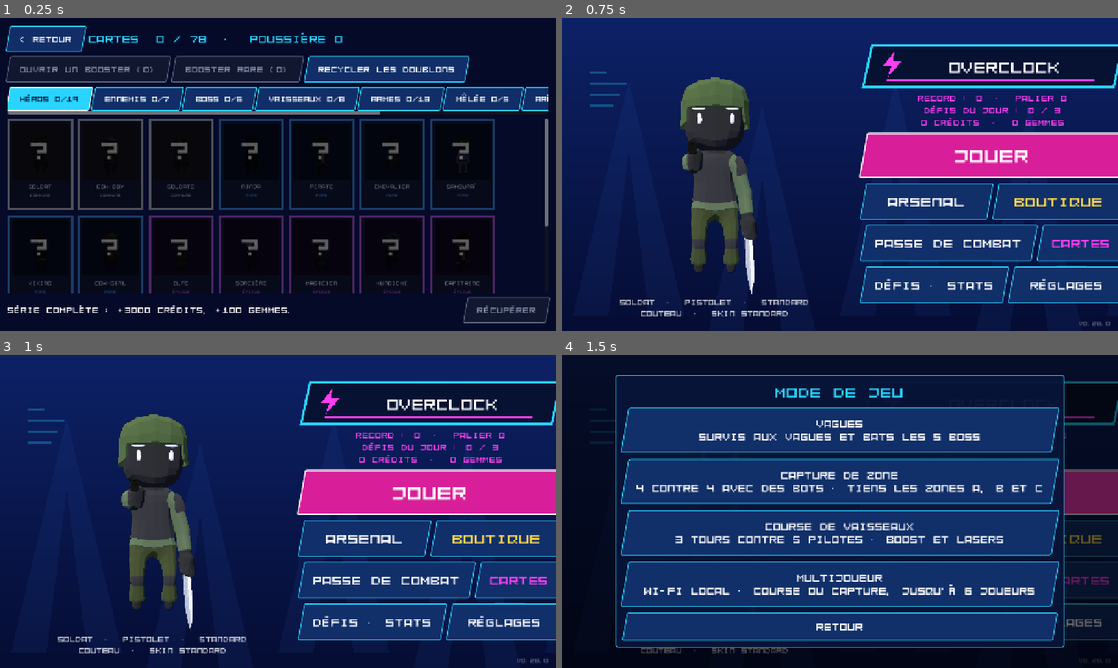
Above: before the commit, frames 1-4 (two rows, left to right).
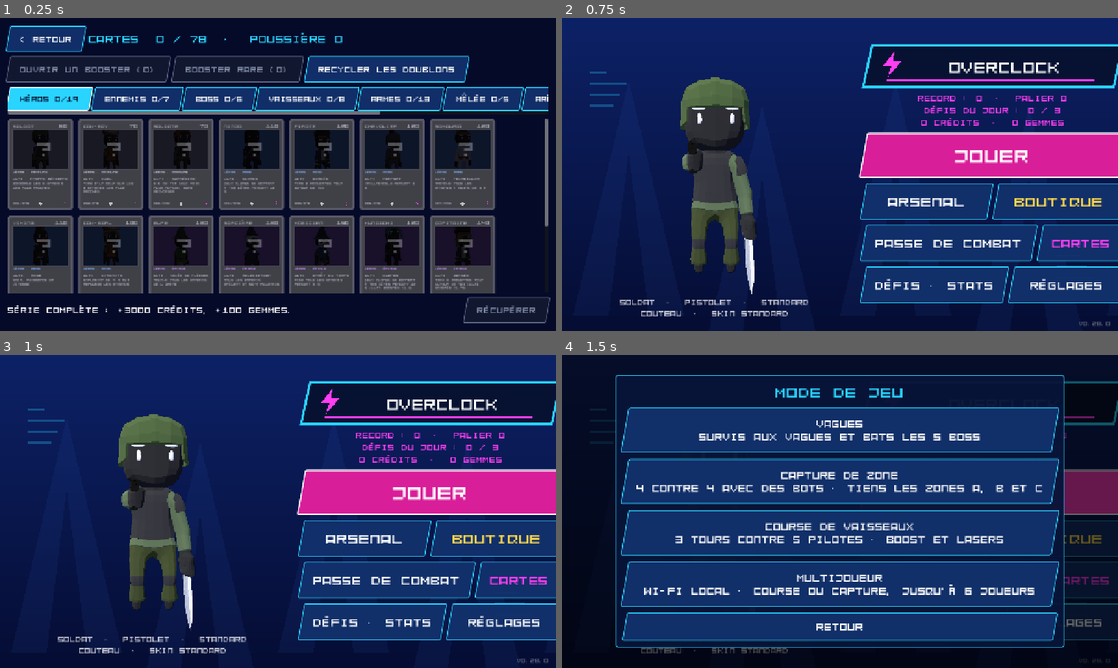
Above: after the commit, the same moments.

Repository: mariusortiz/overclock
Game: Godot game, scene res://scenes/cards.tscn
Two runs of this game, one before a commit and one after it. Both use one fixed random seed, a clock stepped at 60 frames per second and the inputs below. This scene is started directly instead of the project's main scene.
Inputs:
- Up to frame 1 (0.25 s): no input
- Up to frame 2 (0.75 s): click "< RETOUR" at 0.5 s
- Up to frame 3 (1 s): no input
- Up to frame 4 (1.5 s): click "JOUER" at 1.25 s

The runs differ from the first frame. In frame 1, 37% of the frame differs, in the area x 1-89%, y 32-88%; in frame 2, nothing differs; in frame 3, nothing differs; in frame 4, nothing differs.

Commit message:
Cards laid out like trading cards, with holographic foil
Name and power at the top, the art in a window, an ability box (the
hero's ultimate, the ship's special, the gun's stats...), the number
(012/078), the rarity symbol and the bolt. Rare cards and up have a
rainbow foil on the art that follows the phone's tilt (or the mouse),
epic ones glitter, legendary borders shimmer gold, mythic cards are
full-art with a rainbow border. Card art rendered again on lighter
backdrops, framed closer.

Co-Authored-By: Claude Opus 5.5 <noreply@anthropic.com>
Claude-Session: https://claude.ai/code/session_01TMrhLU8C9hMQ3DU14F1G1z

Diff:
--- a/scripts/card_view.gd
+++ b/scripts/card_view.gd
@@ -1,21 +1,68 @@
 class_name CardView
 extends Control
-## One collectible card: its art in a frame of its rarity's color, its name
-## and rarity. Legendary frames shimmer, mythic ones cycle through the
-## colors. A card the player does not have is shown dark, with a "?"; a card
-## can also be shown face down (a booster before it is turned).
+## One collectible card, laid out like a trading card: name and power at the
+## top, the art in a window, an ability box, a footer with its number, its
+## rarity symbol and the game's bolt. Rare cards and up have a holographic
+## foil on the art that moves when the card (or the phone) tilts; legendary
+## ones a foil frame as well; mythic ones are full-art, foil all over, with
+## glitter. A missing card is grey; a card can be face down (a booster).
 
 const FONT := preload("res://assets/ui/fonts/kenney_mini_square_mono.ttf")
 const BACK_COLOR := Color(0.06, 0.09, 0.25)
-const ASPECT := 1.4
+## Width / height of a trading card.
+const ASPECT := 0.716
+## Background tint of each series.
+const SERIES_TINT := {
+	"Héros": Color(0.95, 0.88, 0.55), "Ennemis": Color(0.75, 0.82, 0.7), "Boss": Color(0.9, 0.55, 0.45),
+	"Vaisseaux": Color(0.6, 0.8, 0.95), "Armes": Color(0.78, 0.78, 0.85), "Mêlée": Color(0.85, 0.75, 0.65),
+	"Arènes": Color(0.6, 0.85, 0.75), "Anime": Color(0.9, 0.65, 0.85), "Mythiques": Color(0.2, 0.15, 0.35),
+}
+## The holographic foil: rainbow bands that slide with the tilt and time,
+## glitter, stronger on the edges of the bands. `strength` 0 turns it off.
+const FOIL_SHADER := """
+shader_type canvas_item;
+uniform vec2 tilt = vec2(0.0);
+uniform float strength = 0.5;
+uniform float glitter = 0.0;
+uniform bool use_texture = true;
+vec3 hue(float h) {
+	return clamp(abs(mod(h * 6.0 + vec3(0.0, 4.0, 2.0), 6.0) - 3.0) - 1.0, 0.0, 1.0);
+}
+float hash(vec2 p) {
+	return fract(sin(dot(p, vec2(12.9898, 78.233))) * 43758.5453);
+}
+void fragment() {
+	vec4 base = use_texture ? texture(TEXTURE, UV) * COLOR : COLOR;
+	float phase = UV.x * 1.3 + UV.y * 0.9 + tilt.x * 0.8 + tilt.y * 0.5 + TIME * 0.06;
+	vec3 rainbow = hue(fract(phase));
+	float band = 0.5 + 0.5 * sin(phase * 18.0);
+	float shine = smoothstep(0.75, 1.0, band) * strength;
+	vec2 cell = floor(UV * 90.0);
+	float sparkle = step(0.993, hash(cell)) * (0.5 + 0.5 * sin(TIME * 5.0 + hash(cell + 3.0) * 30.0 + tilt.x * 6.0)) * glitter;
+	vec3 color = base.rgb + rainbow * shine * 0.6 + vec3(sparkle);
+	COLOR = vec4(color, use_texture ? base.a : shine * 0.55 + sparkle);
+}
+"""
+
+static var _foil_shader: Shader
 
 var card := {}
 var owned := true
-var face_down := false
+var face_down := false:
+	set(value):
+		face_down = value
+		_layout()
 var copies := 0
 
 var _time := 0.0
-var _art: Texture2D
+var _art := TextureRect.new()
+var _art_foil := ShaderMaterial.new()
+var _frame_foil := ColorRect.new()
+var _frame_material := ShaderMaterial.new()
+## Texts and symbols, drawn over the art (see _draw_ink).
+var _ink := Control.new()
+## Where the drawing helpers draw: this card, or the ink layer.
+var _canvas: CanvasItem = self
 
 
 func _init(shown: Dictionary = {}, is_owned := true, card_copies := 0) -> void:
@@ -23,79 +70,216 @@
 	owned = is_owned
 	copies = card_copies
 	mouse_filter = Control.MOUSE_FILTER_PASS
+	if _foil_shader == null:
+		_foil_shader = Shader.new()
+		_foil_shader.code = FOIL_SHADER
+	_art.expand_mode = TextureRect.EXPAND_IGNORE_SIZE
+	_art.stretch_mode = TextureRect.STRETCH_KEEP_ASPECT_COVERED
+	_art.mouse_filter = Control.MOUSE_FILTER_IGNORE
+	_art_foil.shader = _foil_shader
+	_frame_material.shader = _foil_shader
+	_frame_material.set_shader_parameter("use_texture", false)
+	_frame_foil.color = Color.WHITE
+	_frame_foil.material = _frame_material
+	_frame_foil.mouse_filter = Control.MOUSE_FILTER_IGNORE
+	_ink.mouse_filter = Control.MOUSE_FILTER_IGNORE
+	_ink.draw.connect(_draw_ink)
 
 
 func _ready() -> void:
-	if not card.is_empty():
-		_art = Cards.art(card)
+	add_child(_frame_foil)
+	add_child(_art)
+	add_child(_ink)
+	resized.connect(_layout)
+	_layout()
 
 
 func set_card(shown: Dictionary) -> void:
 	card = shown
-	_art = Cards.art(card)
+	_layout()
+
+
+func _rarity() -> int:
+	return card.get("rarity", 0)
+
+
+## Places the art and the foils for the card's rarity.
+func _layout() -> void:
+	if not is_inside_tree():
+		return
+	var show_face := not card.is_empty() and not face_down
+	_art.visible = show_face
+	_ink.visible = show_face
+	_ink.position = Vector2.ZERO
+	_ink.size = size
+	_ink.queue_redraw()
+	_frame_foil.visible = false
+	if not show_face:
+		queue_redraw()
+		return
+	_art.texture = Cards.art(card)
+	var full_art := _rarity() == Cards.Rarity.MYTHIC
+	_art.position = Vector2(size.x * 0.05, size.y * 0.05) if full_art else Vector2(size.x * 0.08, size.y * 0.13)
+	_art.size = Vector2(size.x * 0.9, size.y * 0.9) if full_art else Vector2(size.x * 0.84, size.y * 0.42)
+	_art.self_modulate = Color.WHITE if owned else Color(0.12, 0.12, 0.16)
+	var foil := owned and _rarity() >= Cards.Rarity.RARE
+	_art.material = _art_foil if foil else null
+	_art_foil.set_shader_parameter("strength", [0.0, 0.18, 0.26, 0.32, 0.42][_rarity()])
+	_art_foil.set_shader_parameter("glitter", 1.0 if _rarity() >= Cards.Rarity.EPIC else 0.0)
+	_frame_foil.position = Vector2.ZERO
+	_frame_foil.size = size
+	_frame_material.set_shader_parameter("strength", 0.7)
+	_frame_material.set_shader_parameter("glitter", 1.0)
 	queue_redraw()
 
 
 func _process(delta: float) -> void:
-	if card.is_empty() or not owned or face_down:
-		return
-	if card.rarity >= Cards.Rarity.LEGENDARY:
-		_time += delta
+	if card.is_empty() or face_down or not owned or _rarity() < Cards.Rarity.RARE:
+		return
+	_time += delta
+	# The light moves with the tilt: the phone's, or the mouse over the card.
+	var tilt := Vector2(sin(_time * 0.7), cos(_time * 0.5)) * 0.3
+	var gravity := Input.get_accelerometer()
+	if gravity != Vector3.ZERO:
+		tilt = Vector2(gravity.x, gravity.y) / 9.8
+	elif get_global_rect().has_point(get_global_mouse_position()):
+		tilt = (get_local_mouse_position() / size - Vector2(0.5, 0.5)) * 2.0
+	_art_foil.set_shader_parameter("tilt", tilt)
+	if _rarity() >= Cards.Rarity.LEGENDARY:
 		queue_redraw()
-
-
-func frame_color() -> Color:
-	if card.is_empty():
-		return Color.WHITE
-	var color: Color = Cards.RARITY[card.rarity].color
-	if card.rarity == Cards.Rarity.MYTHIC:
-		return Color.from_hsv(fmod(_time * 0.25, 1.0), 0.7, 1.0)
-	if card.rarity == Cards.Rarity.LEGENDARY:
-		return color.lerp(Color.WHITE, 0.25 + 0.25 * sin(_time * 3.0))
-	return color
-
-
+		_ink.queue_redraw()
+
+
+## The card itself: border and panel (or its back).
 func _draw() -> void:
+	_canvas = self
 	var rect := Rect2(Vector2.ZERO, size)
-	var border := maxf(size.x * 0.035, 3.0)
-	if face_down:
-		_draw_back(rect, border)
-		return
-	var color := frame_color()
+	var radius := int(size.x * 0.05)
+	if face_down or card.is_empty():
+		_draw_back(rect, radius)
+		return
+	var rarity_color: Color = Cards.RARITY[_rarity()].color
+	var border_color := _border_color()
+	var outer := StyleBoxFlat.new()
+	outer.bg_color = border_color
+	outer.set_corner_radius_all(radius)
+	draw_style_box(outer, rect)
+	# Inner panel, tinted by the series.
+	var tint: Color = SERIES_TINT.get(card.series, Color.WHITE)
 	if not owned:
-		color = color.darkened(0.6)
-	draw_rect(rect, Color(0.03, 0.04, 0.1))
-	# The art, square, at the top.
-	var art_rect := Rect2(border * 2.0, border * 2.0, size.x - border * 4.0, size.x - border * 4.0)
-	if _art:
-		draw_texture_rect(_art, art_rect, false, Color.WHITE if owned else Color(0.08, 0.08, 0.12))
+		tint = Color(0.25, 0.25, 0.28)
+	var inner := StyleBoxFlat.new()
+	inner.bg_color = tint
+	inner.set_corner_radius_all(int(radius * 0.6))
+	var panel := rect.grow(-size.x * 0.035)
+	var full_art := _rarity() == Cards.Rarity.MYTHIC
+	if not full_art:
+		draw_style_box(inner, panel)
+
+
+## Over the art: name, power, the art's border, the ability box, the footer.
+func _draw_ink() -> void:
+	if face_down or card.is_empty():
+		return
+	_canvas = _ink
+	var rarity_color: Color = Cards.RARITY[_rarity()].color
+	var border_color := _border_color()
+	var full_art := _rarity() == Cards.Rarity.MYTHIC
+	var ink := Color(0.08, 0.08, 0.12) if owned and not full_art else Color.WHITE
 	if not owned:
-		_text("?", art_rect.get_center() + Vector2(0, size.x * 0.12), size.x * 0.4, Color(1, 1, 1, 0.35))
-	# Name and rarity under it.
-	var name_size := size.x * 0.085
-	_text(str(card.name).to_upper(), Vector2(size.x / 2.0, art_rect.end.y + name_size * 1.6), name_size, Color.WHITE if owned else Color(1, 1, 1, 0.4))
-	_text(str(Cards.RARITY[card.rarity].name).to_upper(), Vector2(size.x / 2.0, art_rect.end.y + name_size * 3.1), name_size * 0.75, color)
+		ink = Color(0.6, 0.6, 0.65)
+	var font_size := size.x * 0.075
+	# Header: name, power.
+	_text(str(card.name).to_upper(), Vector2(size.x * 0.08, size.y * 0.1), font_size, ink, false, size.x * 0.6)
+	_text("%d" % Cards.power(card), Vector2(size.x * 0.92, size.y * 0.1), font_size * 1.2, ink, true)
+	# Art window border.
+	if not full_art:
+		_canvas.draw_rect(Rect2(_art.position, _art.size).grow(size.x * 0.012), border_color.darkened(0.2), false, size.x * 0.018)
+		if not owned:
+			_text("?", Rect2(_art.position, _art.size).get_center() + Vector2(-size.x * 0.06, size.x * 0.1), size.x * 0.35, Color(1, 1, 1, 0.3), false)
+	# Type line, ability box.
+	var y := size.y * (0.6 if not full_art else 0.62)
+	if full_art:
+		_canvas.draw_rect(Rect2(size.x * 0.06, y - font_size * 1.4, size.x * 0.88, size.y * 0.33), Color(0, 0, 0, 0.55))
+	_text("%s · %s" % [card.series.to_upper(), str(Cards.RARITY[_rarity()].name).to_upper()], Vector2(size.x * 0.08, y), font_size * 0.62, ink.lerp(rarity_color, 0.5), false)
+	var ability := Cards.ability(card)
+	if ability[0] != "":
+		_text(ability[0], Vector2(size.x * 0.08, y + font_size * 1.3), font_size * 0.78, ink, false, size.x * 0.84)
+	_canvas.draw_multiline_string(FONT, Vector2(size.x * 0.08, y + font_size * 2.3), ability[1], HORIZONTAL_ALIGNMENT_LEFT,
+			size.x * 0.84, int(maxf(font_size * 0.55, 7.0)), 4, ink)
+	# Footer: number, rarity symbol, bolt.
+	var foot := size.y * 0.94
+	_text(Cards.number(card), Vector2(size.x * 0.08, foot), font_size * 0.55, ink, false)
+	_rarity_symbol(Vector2(size.x * 0.5, foot - font_size * 0.2), size.x * 0.03, ink if owned else Color.GRAY)
+	_bolt(Vector2(size.x * 0.88, foot - font_size * 0.25), size.x * 0.035)
 	if copies > 1:
-		_text("x%d" % copies, Vector2(size.x - border * 5.0, border * 6.0), name_size, Color.WHITE)
-	draw_rect(rect.grow(-border / 2.0), color, false, border)
-
-
-func _draw_back(rect: Rect2, border: float) -> void:
-	draw_rect(rect, BACK_COLOR)
-	draw_rect(rect.grow(-border / 2.0), Color(0.16, 0.83, 1.0), false, border)
-	var center := rect.get_center()
-	var s := size.x * 0.22
-	# The lightning bolt of the logo.
+		_text("x%d" % copies, Vector2(size.x * 0.92, size.y * 0.2), font_size, Color.WHITE, true)
+
+
+## Gold from epic up; legendary gold shimmers, mythic runs through the rainbow.
+func _border_color() -> Color:
+	if not owned:
+		return Color(0.35, 0.35, 0.4)
+	match _rarity():
+		Cards.Rarity.MYTHIC:
+			return Color.from_hsv(fmod(_time * 0.2, 1.0), 0.6, 1.0)
+		Cards.Rarity.LEGENDARY:
+			return Color(0.98, 0.85, 0.35).lerp(Color.WHITE, 0.3 + 0.3 * sin(_time * 3.0))
+		Cards.Rarity.EPIC:
+			return Color(0.98, 0.85, 0.35)
+	return Cards.RARITY[_rarity()].color
+
+
+## Circle, diamond, star, two stars, a star in a ring.
+func _rarity_symbol(at: Vector2, r: float, color: Color) -> void:
+	match _rarity():
+		Cards.Rarity.COMMON:
+			_canvas.draw_circle(at, r * 0.8, color)
+		Cards.Rarity.RARE:
+			_canvas.draw_colored_polygon([at + Vector2(0, -r), at + Vector2(r, 0), at + Vector2(0, r), at + Vector2(-r, 0)], color)
+		Cards.Rarity.EPIC:
+			_star(at, r * 1.2, color)
+		Cards.Rarity.LEGENDARY:
+			_star(at - Vector2(r * 1.1, 0), r, color)
+			_star(at + Vector2(r * 1.1, 0), r, color)
+		_:
+			_canvas.draw_arc(at, r * 1.6, 0, TAU, 24, color, r * 0.3)
+			_star(at, r * 1.1, color)
+
+
+func _star(at: Vector2, r: float, color: Color) -> void:
+	var points := PackedVector2Array()
+	for i in 10:
+		var angle := -PI / 2.0 + PI * i / 5.0
+		points.append(at + Vector2(cos(angle), sin(angle)) * (r if i % 2 == 0 else r * 0.45))
+	_canvas.draw_colored_polygon(points, color)
+
+
+func _bolt(at: Vector2, s: float) -> void:
 	var bolt := PackedVector2Array()
 	for point: Vector2 in [Vector2(0.15, -1), Vector2(-0.5, 0.15), Vector2(0, 0.15), Vector2(-0.25, 1), Vector2(0.5, -0.2), Vector2(0, -0.2)]:
-		bolt.append(center + point * s)
-	draw_colored_polygon(bolt, Color(1.0, 0.24, 0.95))
-
-
-func _text(text: String, at: Vector2, font_size: float, color: Color) -> void:
-	var size_px := int(maxf(font_size, 8.0))
+		bolt.append(at + point * s)
+	_canvas.draw_colored_polygon(bolt, Color(1.0, 0.24, 0.95))
+
+
+func _draw_back(rect: Rect2, radius: int) -> void:
+	var back := StyleBoxFlat.new()
+	back.bg_color = BACK_COLOR
+	back.border_color = Color(0.16, 0.83, 1.0)
+	back.set_border_width_all(int(maxf(size.x * 0.035, 3.0)))
+	back.set_corner_radius_all(radius)
+	draw_style_box(back, rect)
+	_bolt(rect.get_center(), size.x * 0.22)
+	_text("OVERCLOCK", rect.get_center() + Vector2(0, size.y * 0.25), size.x * 0.09, Color(0.16, 0.83, 1.0), false, -1, true)
+
+
+## Text at `at` (its baseline's left end, or its right end with `right`, or
+## its middle with `center`), shrunk to fit `max_width`.
+func _text(text: String, at: Vector2, font_size: float, color: Color, right := false, max_width := -1.0, center := false) -> void:
+	var size_px := int(maxf(font_size, 7.0))
 	var width := FONT.get_string_size(text, HORIZONTAL_ALIGNMENT_LEFT, -1, size_px).x
-	var scale := minf(1.0, (size.x * 0.92) / maxf(width, 1.0))
-	draw_set_transform(at, 0.0, Vector2.ONE * scale)
-	draw_string(FONT, Vector2(-width / 2.0, 0), text, HORIZONTAL_ALIGNMENT_LEFT, -1, size_px, color)
-	draw_set_transform(Vector2.ZERO)
+	var scale := 1.0 if max_width <= 0.0 else minf(1.0, max_width / maxf(width, 1.0))
+	var x := -width if right else (-width / 2.0 if center else 0.0)
+	_canvas.draw_set_transform(at, 0.0, Vector2.ONE * scale)
+	_canvas.draw_string(FONT, Vector2(x, 0), text, HORIZONTAL_ALIGNMENT_LEFT, -1, size_px, color)
+	_canvas.draw_set_transform(Vector2.ZERO)
--- a/scripts/cards.gd
+++ b/scripts/cards.gd
@@ -149,6 +149,74 @@
 	return given
 
 
+## What the card's ability box says: [title, text].
+static func ability(card: Dictionary) -> Array:
+	var kind: String = card.art[0]
+	var reference: String = card.art[1]
+	match kind:
+		"hero":
+			var hero: Dictionary = Loadout.find(reference).item
+			var ulti: Dictionary = Ultimate.INFO[hero.ulti]
+			var text: String = ulti.text
+			if hero.has("boost"):
+				text += " (" + Ultimate.boost_text(hero.boost).to_lower() + ")"
+			return ["ULTI · " + str(ulti.name).to_upper(), text]
+		"ship":
+			var ship: Dictionary = Loadout.find(reference).item
+			var special: Array = Loadout.SHIP_SPECIALS[ship.special]
+			return [special[0], "%s. Bouclier %d, vitesse %d %%." % [special[1], ship.shield, roundi(ship.velocity * 100)]]
+		"gun", "gun_skin":
+			var gun: Dictionary = Loadout.find(reference.split(":")[0]).item
+			return ["TIR", "Cadence %s/s · dégâts %d · chargeur %d." % [str(gun.fire_rate).trim_suffix(".0"), gun.damage, gun.magazine]]
+		"melee":
+			var blade: Dictionary = Loadout.find(reference).item
+			return ["FRAPPE", "Dégâts %d · portée %s m." % [blade.damage, str(blade.range).trim_suffix(".0")]]
+		"boss", "titan":
+			return ["BOSS", FLAVOR.get(card.id, "Garde la fin d'une arène.")]
+	if str(card.id).begins_with("card_ep"):
+		return ["ÉPISODE %d" % str(card.id).trim_prefix("card_ep").to_int(), "L'anime Overclock, saison 1."]
+	return ["", FLAVOR.get(card.id, "")]
+
+
+## A short line for the cards whose subject has no stats.
+const FLAVOR := {
+	"card_guard": "Garde la station, en rangs serrés.",
+	"card_sand": "Surgit des dunes, pistolet-mitrailleur au poing.",
+	"card_goblin": "Couteau entre les dents, toujours en bande.",
+	"card_zombie": "Lent, mais il ne lâche jamais.",
+	"card_suit": "Travaille pour le Directeur. Ne pose pas de questions.",
+	"card_bat": "Plonge du ciel à partir de la vague 3.",
+	"card_elite": "Trois fois plus solide. Laisse toujours un bonus.",
+	"card_dragon": "Crache le feu sur toute la station.",
+	"card_skeleton": "Charge sans prévenir. Frappe fort.",
+	"card_giant_bat": "Bombarde la jungle depuis les airs.",
+	"card_slime": "Se divise en petits monstres.",
+	"card_titan": "Le géant de la ville. Trois phases, une onde de choc.",
+	"card_titan_mk2": "Deux fois plus grand. Un bouclier que rien ne perce seul.",
+	"card_station": "Hangar spatial, tour de contrôle et passerelles.",
+	"card_desert": "Temple à gradins, oasis et pont de pierre.",
+	"card_jungle": "Cabanes dans les arbres et ponts de cordes.",
+	"card_volcano": "Rivière de lave et plateaux de basalte.",
+	"card_city": "Rues, pont routier et toits accessibles.",
+	"card_squad": "Soldat, Kunoichi, Capitaine, Ronin. Prochaine vague ?",
+	"card_rivals": "« Alors, cette revanche ? » « Quand tu veux. »",
+	"card_directeur": "A construit les Titans. Doit de l'argent au Parrain.",
+	"card_trophy": "Pour qui bat le Titan.",
+	"card_champion": "Le skin de la victoire, or et magenta.",
+}
+
+
+## The number in the corner, as in a numbered set: 12 -> "012/078".
+static func number(card: Dictionary) -> String:
+	return "%03d/%03d" % [CATALOG.find(card) + 1, CATALOG.size()]
+
+
+## The big number at the top: higher for rarer cards, a little different for each.
+static func power(card: Dictionary) -> int:
+	var base := [60, 90, 120, 160, 220][card.rarity] as int
+	return base + absi(hash(card.id)) % 4 * 10
+
+
 static func find(id: String) -> Dictionary:
 	for card: Dictionary in CATALOG:
 		if card.id == id:
--- a/tools/make_card_art.gd
+++ b/tools/make_card_art.gd
@@ -63,7 +63,7 @@
 		child.queue_free()
 	await get_tree().process_frame
 	var color: Color = Cards.RARITY[card.rarity].color
-	_environment.background_color = color.darkened(0.55)
+	_environment.background_color = color.lerp(Color.WHITE, 0.25)
 	var subject := _subject(card.art[0], card.art[1])
 	if subject == null:
 		push_warning("No art for %s" % card.id)
@@ -157,7 +157,9 @@
 	var radius := bounds.size.length() * 0.5
 	# Characters: a little above the middle, so the face is in the picture.
 	if kind in ["hero", "enemy", "elite", "boss", "titan"]:
-		center.y += bounds.size.y * 0.08
-		radius *= 0.85
+		center.y += bounds.size.y * 0.02
+		radius *= 0.7
+	else:
+		radius *= 0.72
 	var distance := radius / tan(deg_to_rad(_camera.fov * 0.5)) * 1.05
 	_camera.look_at_from_position(center + Vector3(0.0, radius * 0.25, distance), center)
Binary file changed: assets/cards/card_axe.jpg
Binary file changed: assets/cards/card_bat.jpg
Binary file changed: assets/cards/card_bazooka.jpg
Binary file changed: assets/cards/card_butterfly.jpg
Binary file changed: assets/cards/card_captain.jpg
Binary file changed: assets/cards/card_champion.jpg
Binary file changed: assets/cards/card_cowboy.jpg
Binary file changed: assets/cards/card_cowgirl.jpg
Binary file changed: assets/cards/card_directeur.jpg
Binary file changed: assets/cards/card_dragon.jpg
Binary file changed: assets/cards/card_elf.jpg
Binary file changed: assets/cards/card_elite.jpg
(and 49 more such lines)
